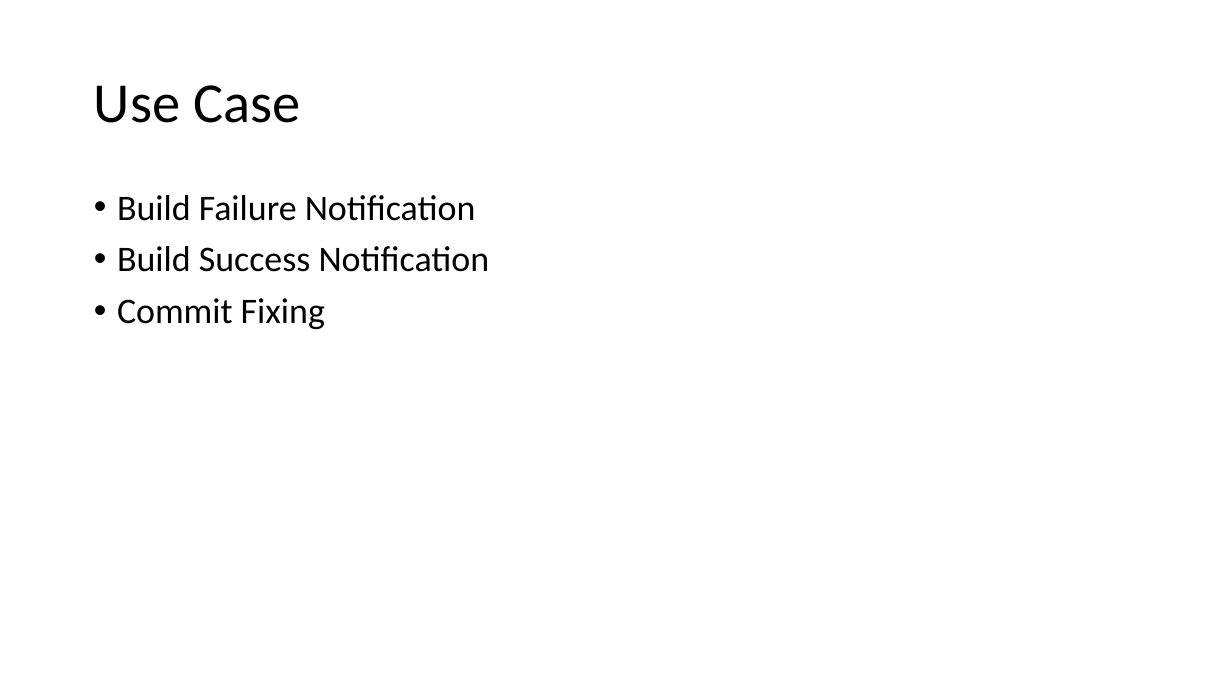
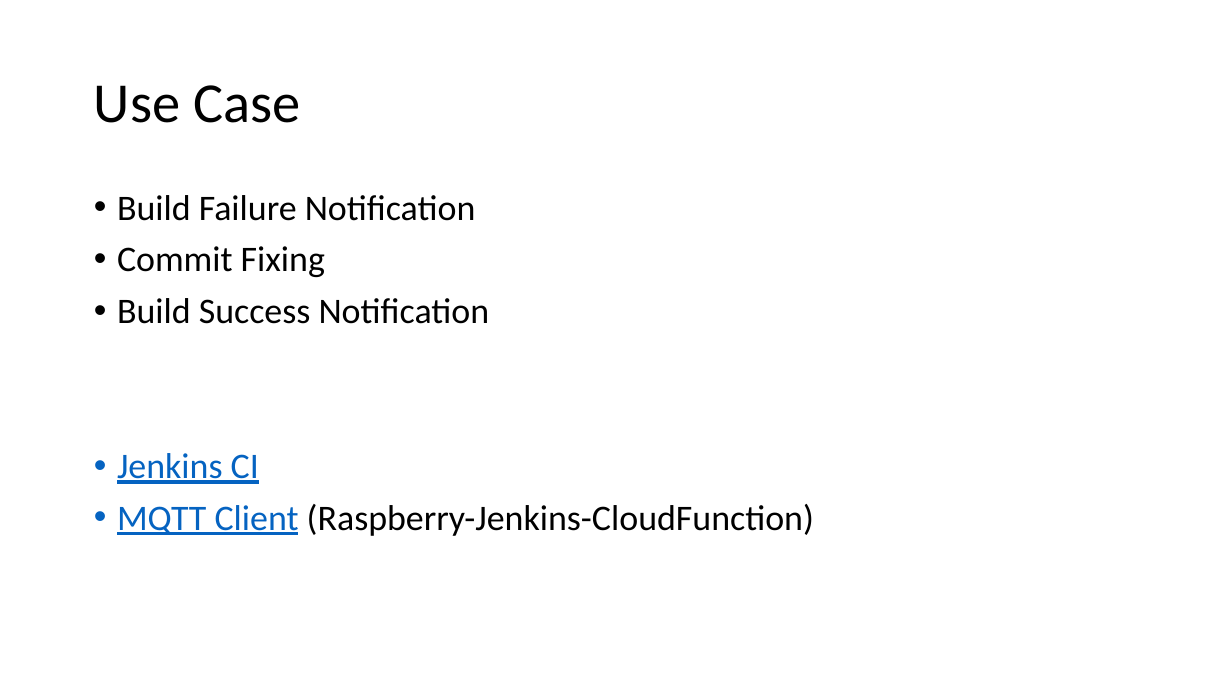
Before and after one commit to fhnw-iot-4ia/iot-project-build-monitor, a slide deck: slide 3 of Documentation/build-monitor-presentation.pptx (slide 2 before the commit). Drawn at 1232x693 pixels with LibreOffice and Linux fonts; fonts in the diff are those of the drawing. Boxes give left, top, right and bottom in pixels: in the first picture for what was removed or moved away, otherwise in the second. Text is boxed around its words. In the diff, an @@ line names an element or a change of style, - is before the commit and + after.

```diff
--- a/Documentation/build-monitor-presentation.pptx
+++ b/Documentation/build-monitor-presentation.pptx
@@ text at (x1=117, y1=246, x2=325, y2=277): paragraph added @@
+• Commit Fixing
@@ text at (x1=117, y1=453, x2=814, y2=536): text changed @@
-• Commit Fixing
+• Jenkins CI
+• MQTT Client (Raspberry-Jenkins-CloudFunction)
```
Also in this commit, not shown: 2 other slides changed.
